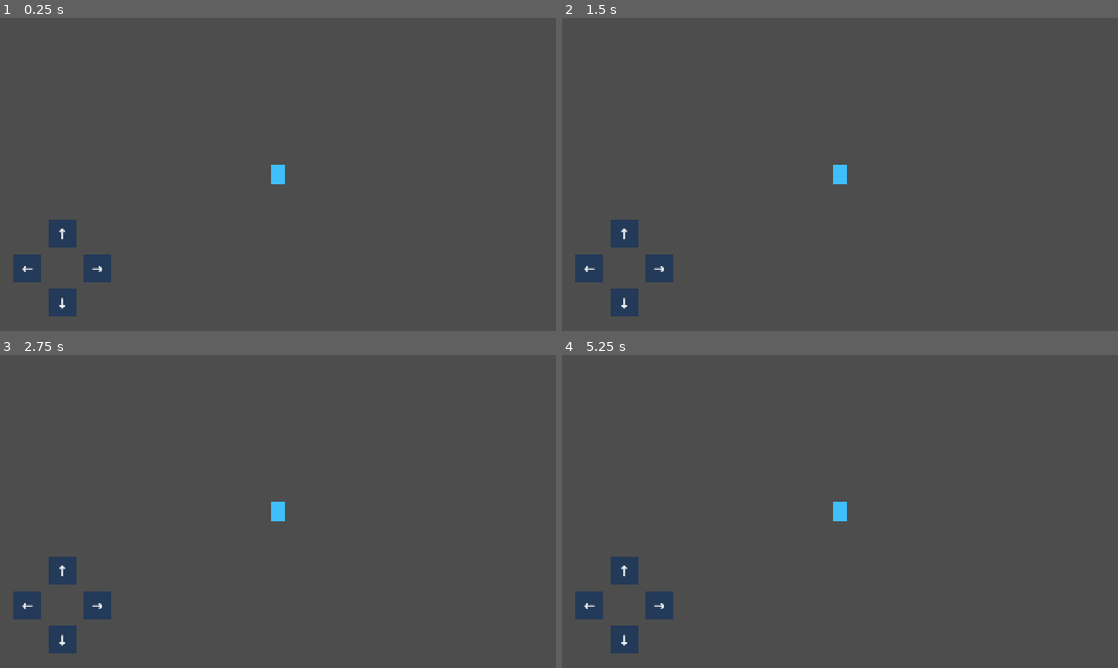
Above: before the commit, frames 1-4 (two rows, left to right).
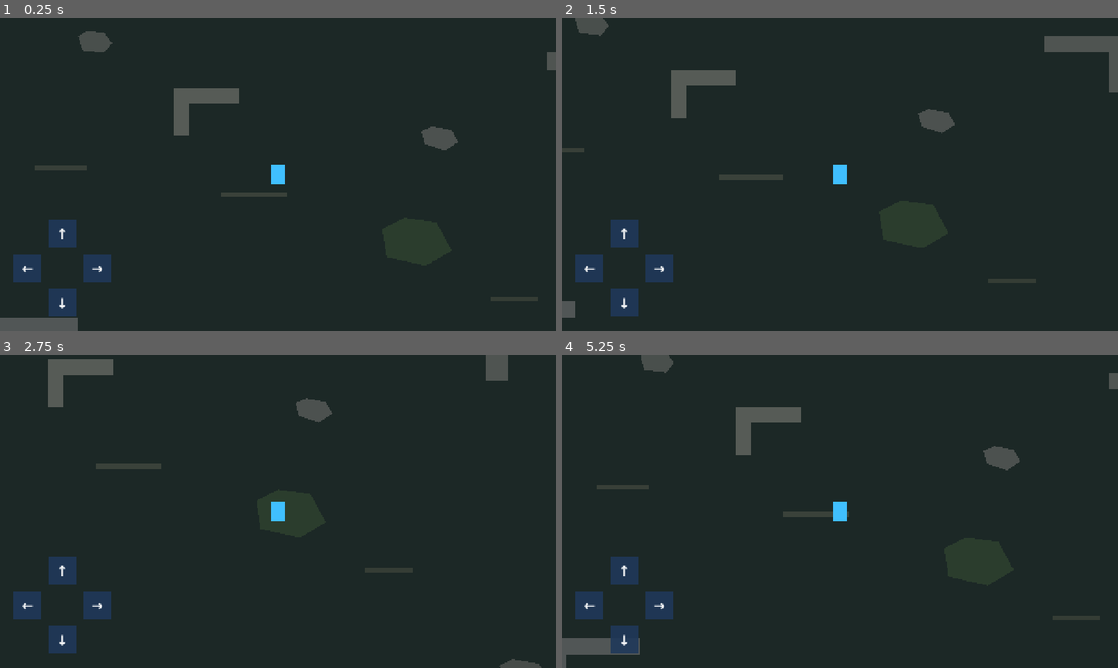
Above: after the commit, the same moments.

Repository: jhonnata2211/ECHOES-The-Last-Refuge-V2
Game: Godot game, scene res://scenes/main/Main.tscn
Same seed, same stepped clock (60 frames per second), same inputs: the game is played once before the commit and once after it.
Inputs:
- Up to frame 1 (0.25 s): no input
- Up to frame 2 (1.5 s): tap Enter at 0.5 s; hold D (move_right) 0.53-1.28 s; hold S (move_down) from 1.28 s (still down)
- Up to frame 3 (2.75 s): release S (move_down) at 2.03 s; hold D (move_right) from 2.03 s (still down)
- Up to frame 4 (5.25 s): release D (move_right) at 2.78 s; hold W (move_up) 2.78-3.53 s; hold A (move_left) 3.53-5.03 s; hold S (move_down) from 5.03 s (still down)

The runs differ from the first frame. In frame 1, 95% of the frame differs, in the area x 0-100%, y 0-100%; in frame 2, 95%; in frame 3, 96%; in frame 4, 96%.

Commit message:
ECHOES-010: adiciona primeiro cenario de teste

Diff:
--- a/scenes/main/Main.tscn
+++ b/scenes/main/Main.tscn
@@ -1,11 +1,14 @@
-[gd_scene load_steps=3 format=3]
+[gd_scene load_steps=4 format=3]
 
 [ext_resource type="PackedScene" path="res://scenes/player/Player.tscn" id="1_player"]
 [ext_resource type="PackedScene" path="res://scenes/ui/TouchControls.tscn" id="2_touch_controls"]
+[ext_resource type="PackedScene" path="res://scenes/world/TestWorld.tscn" id="3_test_world"]
 
 [node name="Main" type="Node2D"]
 
+[node name="TestWorld" parent="." instance=ExtResource("3_test_world")]
+
 [node name="Player" parent="." instance=ExtResource("1_player")]
-position = Vector2(640, 360)
+position = Vector2(1280, 720)
 
 [node name="TouchControls" parent="." instance=ExtResource("2_touch_controls")]
--- /dev/null
+++ b/scenes/world/TestWorld.tscn
@@ -0,0 +1,89 @@
+[gd_scene format=3]
+
+; ECHOES-010: cenário provisório de teste (placeholders), sem colisões.
+
+[node name="TestWorld" type="Node2D"]
+z_index = -10
+metadata/placeholder = true
+
+[node name="Ground" type="Polygon2D" parent="."]
+color = Color(0.11, 0.16, 0.15, 1)
+polygon = PackedVector2Array(0, 0, 2560, 0, 2560, 1440, 0, 1440)
+
+[node name="Ruins" type="Node2D" parent="."]
+
+[node name="NorthWest" type="Polygon2D" parent="Ruins"]
+position = Vector2(360, 240)
+color = Color(0.33, 0.35, 0.34, 1)
+polygon = PackedVector2Array(0, 0, 180, 0, 180, 40, 45, 40, 45, 140, 0, 140)
+
+[node name="Central" type="Polygon2D" parent="Ruins"]
+position = Vector2(1040, 520)
+color = Color(0.34, 0.36, 0.34, 1)
+polygon = PackedVector2Array(0, 0, 150, 0, 150, 36, 36, 36, 36, 110, 0, 110)
+
+[node name="East" type="Polygon2D" parent="Ruins"]
+position = Vector2(1900, 440)
+color = Color(0.31, 0.33, 0.32, 1)
+polygon = PackedVector2Array(0, 0, 200, 0, 200, 130, 150, 130, 150, 40, 0, 40)
+
+[node name="SouthWest" type="Polygon2D" parent="Ruins"]
+position = Vector2(600, 1050)
+color = Color(0.32, 0.34, 0.34, 1)
+polygon = PackedVector2Array(0, 0, 220, 0, 220, 40, 50, 40, 50, 150, 0, 150)
+
+[node name="Vegetation" type="Node2D" parent="."]
+
+[node name="North" type="Polygon2D" parent="Vegetation"]
+position = Vector2(1100, 220)
+color = Color(0.17, 0.25, 0.19, 1)
+polygon = PackedVector2Array(0, 30, 70, 0, 170, 20, 180, 90, 90, 120, 10, 100)
+
+[node name="West" type="Polygon2D" parent="Vegetation"]
+position = Vector2(220, 720)
+color = Color(0.16, 0.23, 0.18, 1)
+polygon = PackedVector2Array(0, 40, 50, 0, 160, 20, 180, 100, 100, 150, 10, 120)
+
+[node name="East" type="Polygon2D" parent="Vegetation"]
+position = Vector2(2210, 780)
+color = Color(0.18, 0.26, 0.20, 1)
+polygon = PackedVector2Array(0, 30, 60, 0, 160, 10, 170, 90, 80, 130, 10, 100)
+
+[node name="SouthCentral" type="Polygon2D" parent="Vegetation"]
+position = Vector2(1520, 820)
+color = Color(0.17, 0.24, 0.18, 1)
+polygon = PackedVector2Array(0, 25, 50, 0, 125, 10, 160, 75, 100, 110, 10, 90)
+
+[node name="Stones" type="Node2D" parent="."]
+
+[node name="NorthCentral" type="Polygon2D" parent="Stones"]
+position = Vector2(820, 390)
+color = Color(0.29, 0.31, 0.30, 1)
+polygon = PackedVector2Array(0, 12, 20, 0, 60, 4, 78, 28, 60, 50, 10, 45)
+
+[node name="EastCentral" type="Polygon2D" parent="Stones"]
+position = Vector2(1610, 610)
+color = Color(0.30, 0.32, 0.31, 1)
+polygon = PackedVector2Array(0, 10, 25, 0, 70, 8, 85, 35, 55, 55, 8, 40)
+
+[node name="SouthEast" type="Polygon2D" parent="Stones"]
+position = Vector2(2080, 1210)
+color = Color(0.28, 0.30, 0.29, 1)
+polygon = PackedVector2Array(0, 15, 30, 0, 90, 10, 110, 40, 70, 65, 10, 50)
+
+[node name="TerrainMarks" type="Node2D" parent="."]
+
+[node name="West" type="Polygon2D" parent="TerrainMarks"]
+position = Vector2(720, 700)
+color = Color(0.22, 0.25, 0.22, 1)
+polygon = PackedVector2Array(0, 0, 120, 0, 120, 10, 0, 10)
+
+[node name="Central" type="Polygon2D" parent="TerrainMarks"]
+position = Vector2(1150, 760)
+color = Color(0.23, 0.26, 0.23, 1)
+polygon = PackedVector2Array(0, 0, 150, 0, 150, 12, 0, 12)
+
+[node name="SouthEast" type="Polygon2D" parent="TerrainMarks"]
+position = Vector2(1770, 1000)
+color = Color(0.21, 0.24, 0.21, 1)
+polygon = PackedVector2Array(0, 0, 110, 0, 110, 10, 0, 10)
